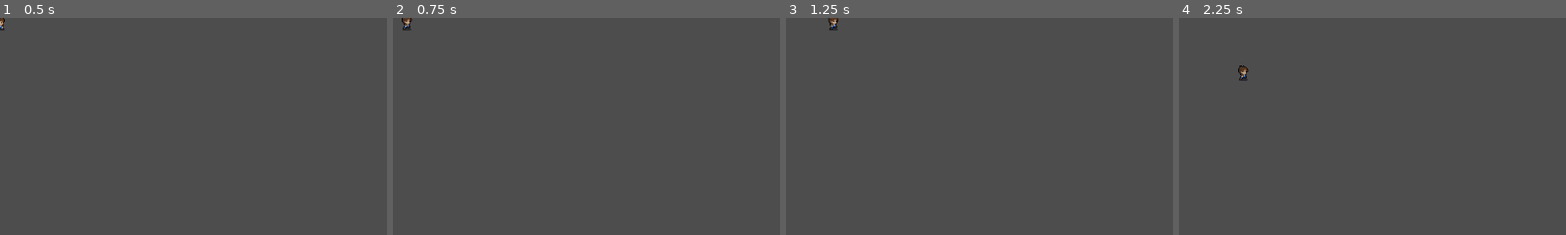
Above: before the commit, frames 1-4 (left to right).
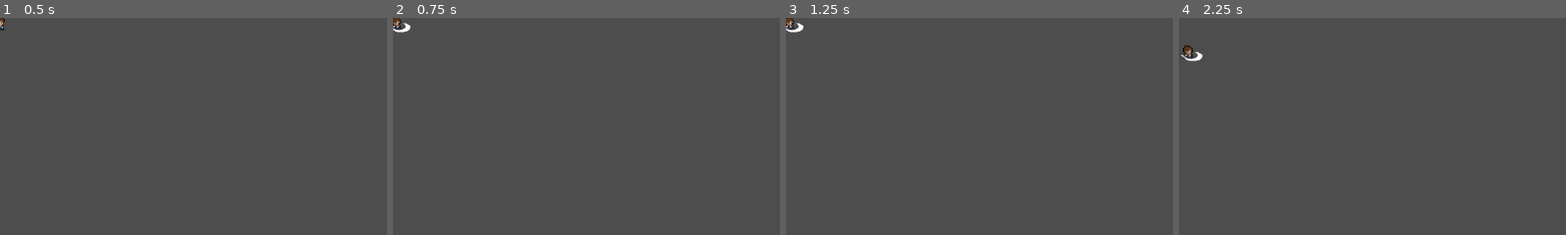
Above: after the commit, the same moments.

Repository: AErdenberger/TopDownRPG
Game: Godot game, scene res://Scenes/player.tscn
The game is run twice, just before and just after one commit, with the same random seed, the same clock (stepped at 60 frames per second) and the same inputs.
Inputs:
- Up to frame 1 (0.5 s): no input
- Up to frame 2 (0.75 s): tap Enter at 0.5 s; hold Right (ui_right) from 0.53 s (still down); tap E (Attack) at 0.6 s
- Up to frame 3 (1.25 s): keep holding Right (ui_right)
- Up to frame 4 (2.25 s): tap Space at 1.25 s; release Right (ui_right) at 1.28 s; hold Down (ui_down) 1.28-2.03 s; tap E (Attack) at 1.35, 2.1 s; hold Right (ui_right) from 2.03 s (still down)
The pictures show only the part of the screen within x 0-50%, y 0-50%; the shares and areas given below are measured in that part.

Frame 1 is identical in both runs. In frame 2, 0.3% of the frame differs, in the area x 0-6%, y 0-7%; in frame 3, 0.3%; in frame 4, 0.4%, in the area x 0-19%, y 12-30%.

Commit message:
Player Attacking and Dealing Damage

Diff:
--- a/Scenes/player.tscn
+++ b/Scenes/player.tscn
@@ -227,7 +227,7 @@
 }],
 "loop": true,
 "name": &"attack_back",
-"speed": 5.0
+"speed": 8.0
 }, {
 "frames": [{
 "duration": 1.0,
@@ -244,7 +244,7 @@
 }],
 "loop": true,
 "name": &"attack_front",
-"speed": 5.0
+"speed": 8.0
 }, {
 "frames": [{
 "duration": 1.0,
@@ -261,7 +261,7 @@
 }],
 "loop": true,
 "name": &"attack_side",
-"speed": 5.0
+"speed": 8.0
 }, {
 "frames": [{
 "duration": 1.0,
@@ -430,7 +430,8 @@
 
 [node name="AnimatedSprite2D" type="AnimatedSprite2D" parent="."]
 sprite_frames = SubResource("SpriteFrames_3oidm")
-animation = &"death"
+animation = &"attack_side"
+frame_progress = 0.95616
 
 [node name="PlayerHitBox" type="Area2D" parent="."]
 
@@ -439,9 +440,12 @@
 shape = SubResource("CircleShape2D_0a5pd")
 debug_color = Color(0.662745, 0.513726, 0, 0.419608)
 
+[node name="damage_cd" type="Timer" parent="."]
+wait_time = 2.0
+
 [node name="attack_cd" type="Timer" parent="."]
-wait_time = 2.0
 
 [connection signal="body_entered" from="PlayerHitBox" to="." method="_on_player_hit_box_body_entered"]
 [connection signal="body_exited" from="PlayerHitBox" to="." method="_on_player_hit_box_body_exited"]
+[connection signal="timeout" from="damage_cd" to="." method="_on_attack_cd_timeout"]
 [connection signal="timeout" from="attack_cd" to="." method="_on_attack_cd_timeout"]
--- a/Scripts/player.gd
+++ b/Scripts/player.gd
@@ -7,6 +7,8 @@
 
 const speed = 100
 var current_dir = "none"
+
+var attack_ip = false
 
 func _ready():
 	$AnimatedSprite2D.play("idle_front")
@@ -43,6 +45,7 @@
 func _physics_process(delta):
 	player_movement(delta)
 	enemy_attack()
+	attack()
 
 	if health <= 0:
 		alive = false
@@ -51,6 +54,9 @@
 		print("game over")
 
 func player_movement(delta):
+
+	if attack_ip:
+		return
 
 	if Input.is_action_pressed("ui_right"):
 		current_dir = "right"
@@ -93,11 +99,35 @@
 	if enemy_nearby and enemy_attack_cd:
 		health = health - 20
 		enemy_attack_cd = false
-		$attack_cd.start()
+		$damage_cd.start()
 		print(health)
 
 func player():
 	pass
 
+func attack():
+	var direction = current_dir
+
+	if Input.is_action_just_pressed("Attack") and not attack_ip:
+		Global.player_current_attack = true
+		attack_ip = true
+		if direction == "right":
+			$AnimatedSprite2D.flip_h = false
+			$AnimatedSprite2D.play("attack_side")
+		elif direction == "left":
+			$AnimatedSprite2D.flip_h = true
+			$AnimatedSprite2D.play("attack_side")
+		elif direction == "up":
+			$AnimatedSprite2D.flip_h = false
+			$AnimatedSprite2D.play("attack_back")
+		elif direction == "down":
+			$AnimatedSprite2D.flip_h = false
+			$AnimatedSprite2D.play("attack_front")
+
+		$attack_cd.start()
+		await $AnimatedSprite2D.animation_finished
+
 func _on_attack_cd_timeout():
-	enemy_attack_cd = true
+	$attack_cd.stop()
+	Global.player_current_attack = false
+	attack_ip = false
